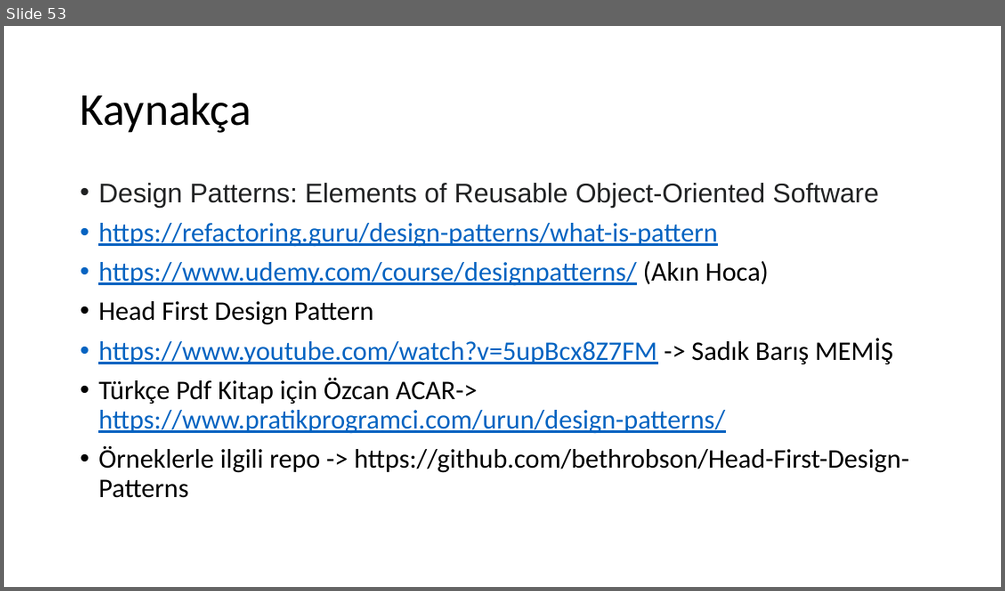
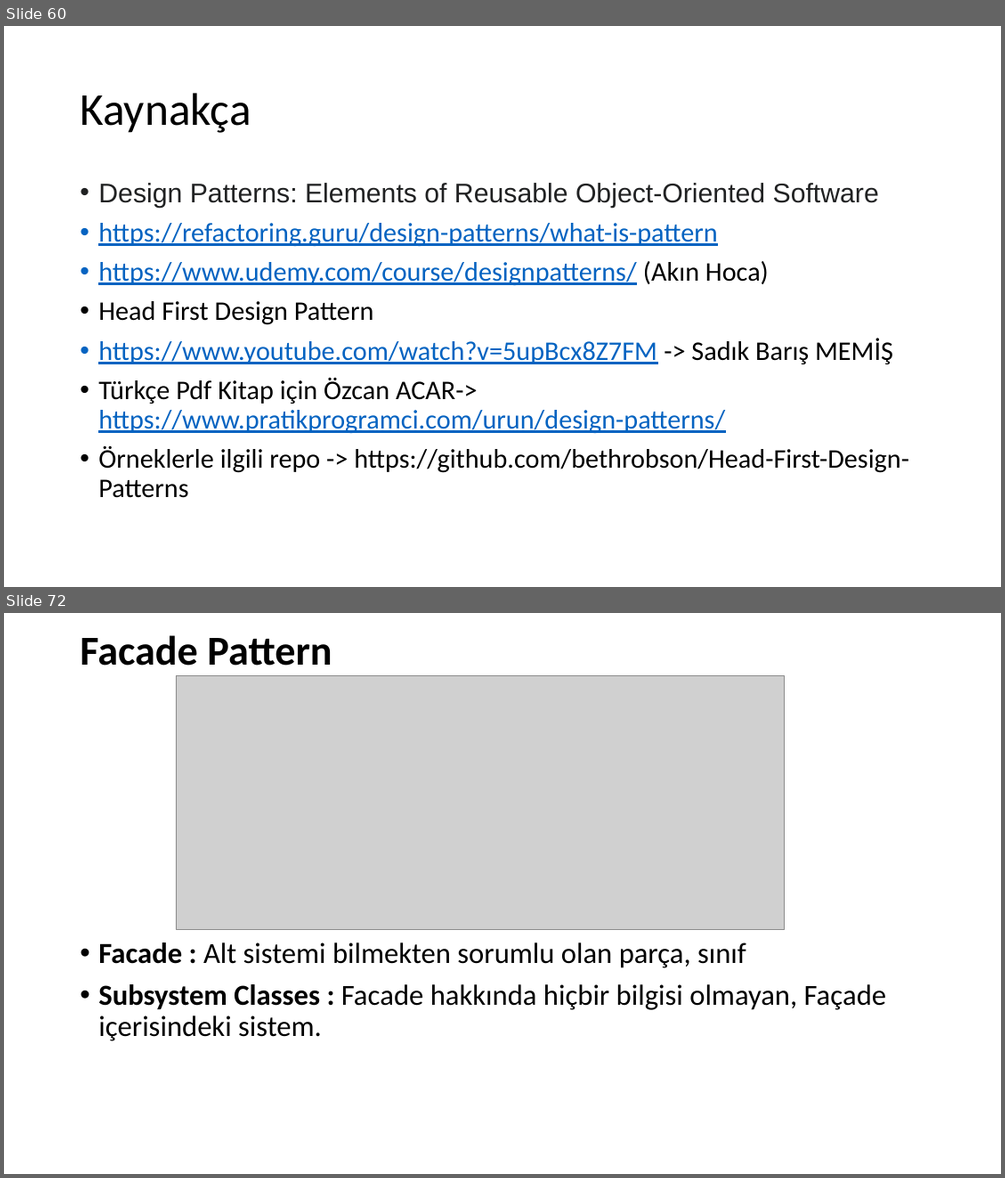
Before and after one commit to umiitkose/DesignPattern-Umiitkose, a slide deck: Tasarımdesenleri.pptx. Shown one above the other, each under a label of ours: slide 53 before the commit, slides 60 and 72 after it; the slides between them are not shown. The pictures are 1005x591 and 1005x1178 pixels, drawn with LibreOffice and Linux fonts; fonts in the diff are those of the drawing; grey boxes stand for pictures. Boxes give left, top, right and bottom in pixels: in the first picture for what was removed or moved away, otherwise in the second. Text is boxed around its words. In the diff, an @@ line names an element or a change of style, - is before the commit and + after.

Commit message:
add design pattern

```diff
--- a/Tasarımdesenleri.pptx
+++ b/Tasarımdesenleri.pptx
@@ slide 72 added at <box>4,613,1001,1174</box>, background #FFFFFF @@
@@ title added at <box>80,635,332,666</box>, 39.6 pt, text #000000, bold @@
+Facade Pattern
@@ picture added at <box>176,676,785,929</box> @@
@@ text added at <box>98,942,887,1041</box>, 28 pt, text #000000 @@
+• Facade : Alt sistemi bilmekten sorumlu olan parça, sınıf
+• Subsystem Classes : Facade hakkında hiçbir bilgisi olmayan, Façade içerisindeki sistem.
@@ what was slide 53 is now slide 60 @@
```
Also in this commit, not shown: 21 other slides added.
